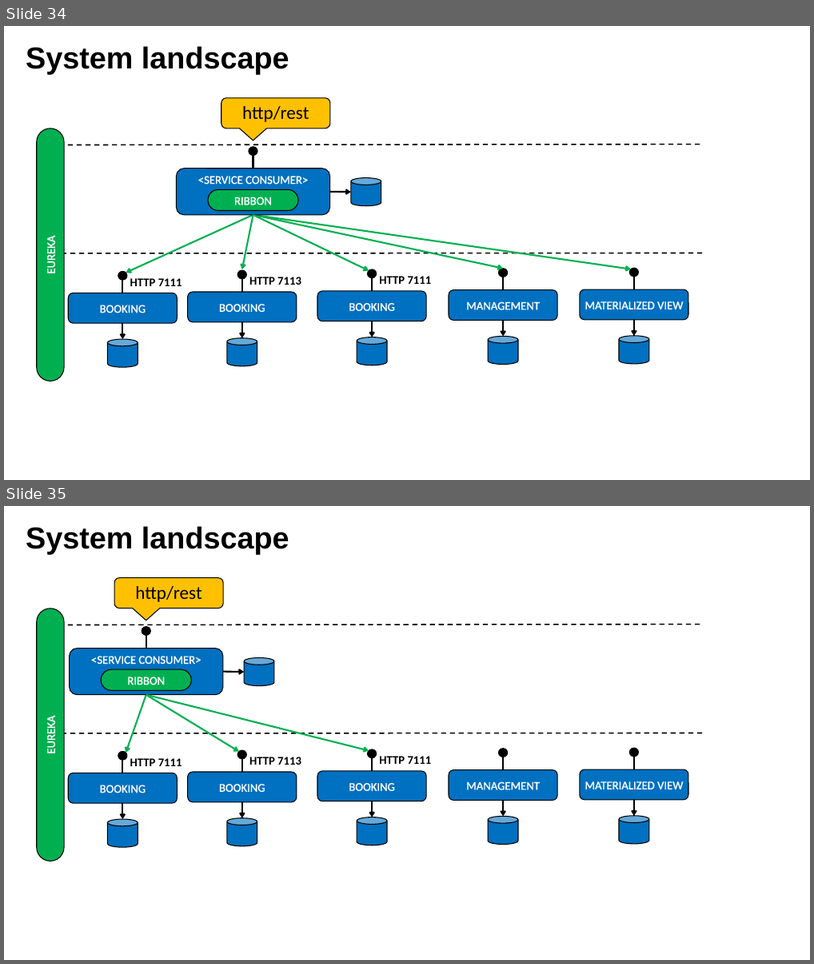
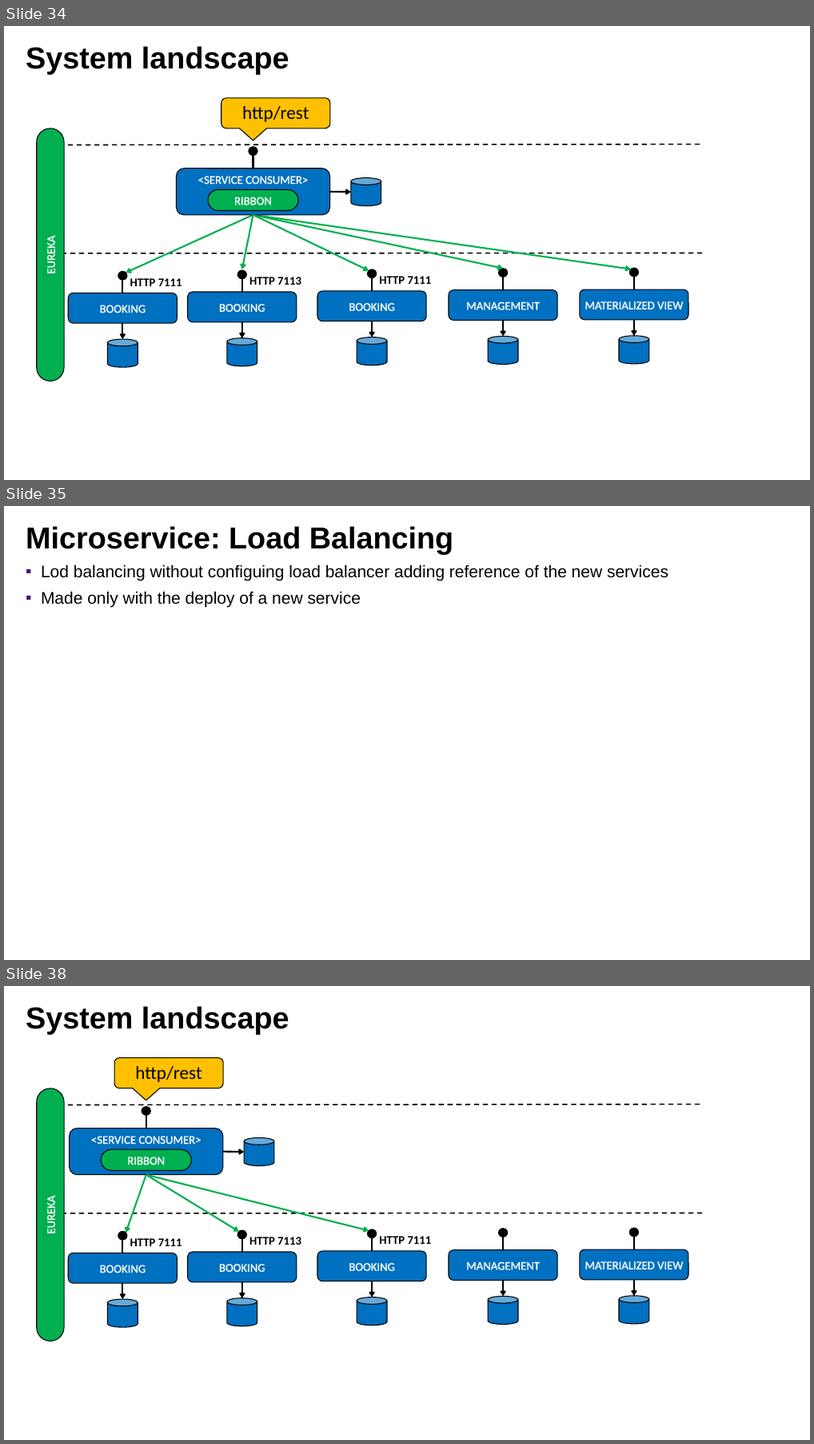
Before and after one commit to lbennardis/microS_code2016_DOCS, a slide deck: luigiBennardisMicroservices.pptx. Shown one above the other, each under a label of ours: slides 34 and 35 before the commit, slides 34, 35 and 38 after it; the slides between them are not shown. The pictures are 814x964 and 814x1444 pixels, drawn with LibreOffice and Linux fonts; fonts in the diff are those of the drawing; background and template pictures are left out. Boxes give left, top, right and bottom in pixels: in the first picture for what was removed or moved away, otherwise in the second. Text is boxed around its words. In the diff, an @@ line names an element or a change of style, - is before the commit and + after.

```diff
--- a/luigiBennardisMicroservices.pptx
+++ b/luigiBennardisMicroservices.pptx
@@ slide 35 added at (4, 506, 810, 960), background picture (left out) @@
@@ title added at (26, 526, 454, 554), 72 pt, text #000000, bold @@
+Microservice: Load Balancing
@@ text added at (41, 564, 669, 608), 40 pt, text #000000 @@
+▪ Lod balancing without configuing load balancer adding reference of the new services
+▪ Made only with the deploy of a new service
@@ what was slide 35 is now slide 38 @@
```
Also in this commit, not shown: 8 slides changed, 3 other slides added, 1 slide removed.
